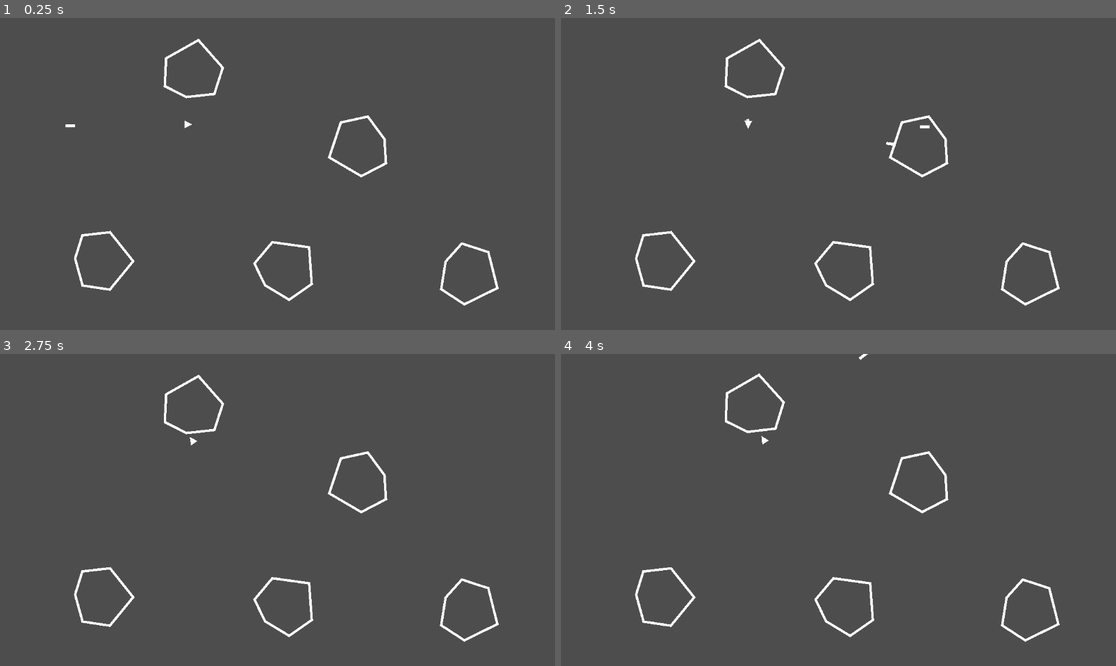
Above: before the commit, frames 1-4 (two rows, left to right).
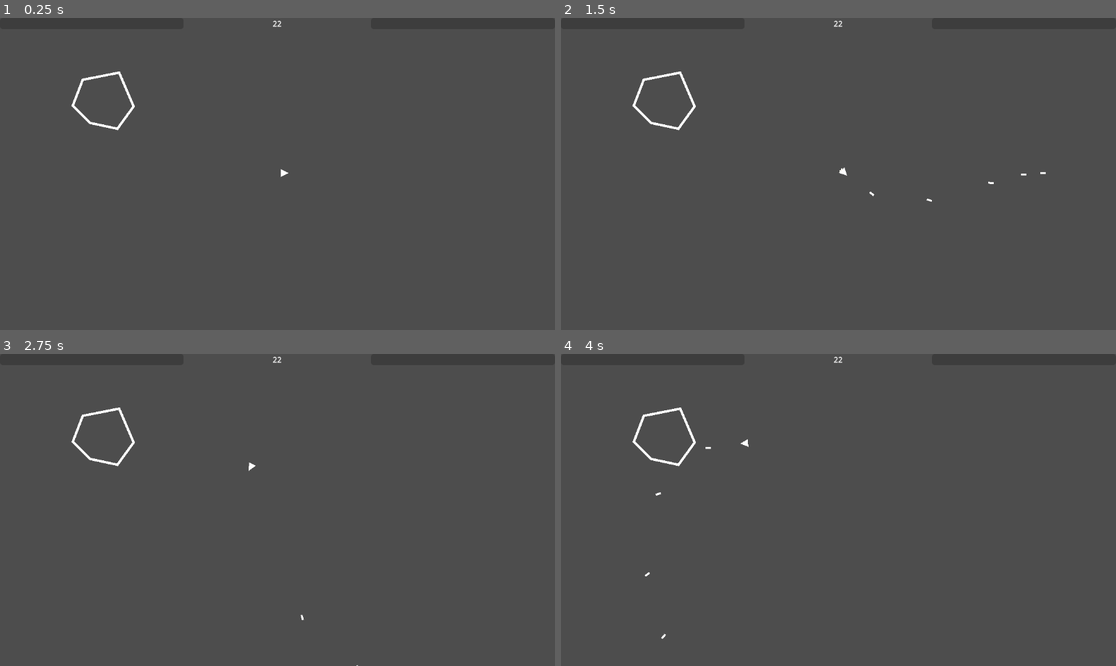
Above: after the commit, the same moments.

Repository: SerJolion/Asteroids
Game: Godot game, scene res://Scenes/main_scene.tscn
Two runs of this game, one before a commit and one after it. Both use one fixed random seed, a clock stepped at 60 frames per second and the inputs below. The project has no main scene, so this scene is started directly.
Inputs:
- Up to frame 1 (0.25 s): no input
- Up to frame 2 (1.5 s): tap Enter (ui_accept) at 0.5, 0.6, 0.77, 1.07, 1.35 s; hold Right (ui_right) 0.53-1.28 s; hold Down (ui_down) from 1.28 s (still down)
- Up to frame 3 (2.75 s): tap Enter (ui_accept) at 1.52, 1.82, 2.1 s; release Down (ui_down) at 2.03 s; hold Right (ui_right) from 2.03 s (still down)
- Up to frame 4 (4 s): release Right (ui_right) at 2.78 s; hold Up (ui_up) 2.78-3.53 s; tap Enter (ui_accept) at 2.85, 3.02, 3.32, 3.6, 3.77 s; hold Left (ui_left) from 3.53 s (still down)

The runs differ from the first frame. In frame 1, 1.9% of the frame differs, in the area x 11-90%, y 0-93%; in frame 2, 1.9%, in the area x 12-90%, y 0-93%; in frame 3, 1.8%; in frame 4, 1.9%.

Commit message:
Много изменений
Переделал структура основной сцены игры, добавил интерфейс, переделал функции нанесения урона, добавил энергию для корабля игрока и связал ее с возможностью стрелять

Diff:
--- a/Objects/Asteroid.tscn
+++ b/Objects/AsteroidLarge.tscn
@@ -1,11 +1,11 @@
 [gd_scene load_steps=2 format=3 uid="uid://dl81odprhwp4t"]
 
-[ext_resource type="Script" path="res://Scripts/AsteroidLogic.gd" id="1_a6su0"]
+[ext_resource type="Script" path="res://Scripts/AsteroidLogic.gd" id="1_qljo3"]
 
-[node name="Asteroid" type="RigidBody2D"]
+[node name="AsteroidLarge" type="RigidBody2D"]
 mass = 100.0
 gravity_scale = 0.0
-script = ExtResource("1_a6su0")
+script = ExtResource("1_qljo3")
 
 [node name="Colider" type="Line2D" parent="."]
 points = PackedVector2Array(-38, -35, 26, -80, 82, -28, 70, 28, 13, 40, -34, 22, -37, -37)
--- /dev/null
+++ b/Objects/AsteroidMedium.tscn
@@ -0,0 +1,17 @@
+[gd_scene load_steps=2 format=3 uid="uid://mjhb3l00ei48"]
+
+[ext_resource type="Script" path="res://Scripts/AsteroidLogic.gd" id="1_1y7sm"]
+
+[node name="AsteroidMedium" type="RigidBody2D"]
+mass = 50.0
+gravity_scale = 0.0
+script = ExtResource("1_1y7sm")
+Speed = 400.0
+Health = 50.0
+
+[node name="Colider" type="Line2D" parent="."]
+points = PackedVector2Array(-19, -12, 4, -28, 23, -23, 35, 0, 10, 21, 0, -3, -20, -14)
+width = 5.0
+
+[node name="Visual" type="CollisionPolygon2D" parent="."]
+polygon = PackedVector2Array(-22, -13, 4, -31, 25, -25, 38, 1, 9, 25, -2, -1)
--- a/Objects/Bullet.tscn
+++ b/Objects/Bullet.tscn
@@ -3,14 +3,16 @@
 [ext_resource type="Script" path="res://Scripts/Bullet.gd" id="1_4w7ed"]
 
 [sub_resource type="RectangleShape2D" id="RectangleShape2D_thhl3"]
-size = Vector2(20, 6)
+size = Vector2(13.5, 6)
 
 [node name="Bullet" type="Node2D"]
 script = ExtResource("1_4w7ed")
 
 [node name="HitBox" type="Area2D" parent="."]
+position = Vector2(13, 0)
 
 [node name="CollisionShape2D" type="CollisionShape2D" parent="HitBox"]
+position = Vector2(-5.75, 0)
 shape = SubResource("RectangleShape2D_thhl3")
 
 [node name="ColorRect" type="ColorRect" parent="."]
@@ -19,10 +21,9 @@
 anchor_top = 0.5
 anchor_right = 0.5
 anchor_bottom = 0.5
-offset_left = -10.0
-offset_top = -3.0
-offset_right = 10.0
-offset_bottom = 3.0
+offset_top = -2.0
+offset_right = 11.0
+offset_bottom = 2.0
 grow_horizontal = 2
 grow_vertical = 2
 size_flags_horizontal = 4
--- /dev/null
+++ b/Objects/UserInterfase.tscn
@@ -0,0 +1,44 @@
+[gd_scene load_steps=2 format=3 uid="uid://d4mhe8clsfr08"]
+
+[ext_resource type="Script" path="res://Scripts/UserInterfaseLogic.gd" id="1_1h2w6"]
+
+[node name="UserInterfase" type="Control"]
+layout_mode = 3
+anchors_preset = 15
+anchor_right = 1.0
+anchor_bottom = 1.0
+grow_horizontal = 2
+grow_vertical = 2
+script = ExtResource("1_1h2w6")
+metadata/_edit_use_anchors_ = true
+
+[node name="VBoxContainer" type="VBoxContainer" parent="."]
+layout_mode = 1
+anchors_preset = 15
+anchor_right = 1.0
+anchor_bottom = 1.0
+grow_horizontal = 2
+grow_vertical = 2
+
+[node name="BarsContainer" type="HBoxContainer" parent="VBoxContainer"]
+layout_mode = 2
+
+[node name="HealthBar" type="ProgressBar" parent="VBoxContainer/BarsContainer"]
+layout_mode = 2
+size_flags_horizontal = 3
+size_flags_vertical = 1
+show_percentage = false
+
+[node name="Label" type="Label" parent="VBoxContainer/BarsContainer"]
+layout_mode = 2
+size_flags_horizontal = 3
+size_flags_vertical = 1
+text = "22"
+horizontal_alignment = 1
+vertical_alignment = 1
+
+[node name="EnergyBar" type="ProgressBar" parent="VBoxContainer/BarsContainer"]
+layout_mode = 2
+size_flags_horizontal = 3
+size_flags_vertical = 1
+show_percentage = false
--- a/Scenes/main_scene.tscn
+++ b/Scenes/main_scene.tscn
@@ -1,31 +1,22 @@
-[gd_scene load_steps=4 format=3 uid="uid://df0pvqa8am0gy"]
+[gd_scene load_steps=5 format=3 uid="uid://df0pvqa8am0gy"]
 
-[ext_resource type="PackedScene" uid="uid://do2avrg4ds25w" path="res://Objects/player.tscn" id="1_hbijx"]
-[ext_resource type="PackedScene" uid="uid://wjsf0l4dpopa" path="res://Objects/Bullet.tscn" id="2_fnhwu"]
-[ext_resource type="PackedScene" uid="uid://dl81odprhwp4t" path="res://Objects/Asteroid.tscn" id="3_o5hw2"]
+[ext_resource type="Script" path="res://Scripts/WorldLogic.gd" id="1_iph1a"]
+[ext_resource type="Script" path="res://Scripts/GameLogic.gd" id="1_j73ng"]
+[ext_resource type="PackedScene" uid="uid://dl81odprhwp4t" path="res://Objects/AsteroidLarge.tscn" id="2_nbj44"]
+[ext_resource type="PackedScene" uid="uid://d4mhe8clsfr08" path="res://Objects/UserInterfase.tscn" id="4_qcs80"]
 
-[node name="MainScene" type="Node2D"]
+[node name="Root" type="Node"]
+script = ExtResource("1_j73ng")
 
-[node name="Player" parent="." instance=ExtResource("1_hbijx")]
-position = Vector2(389, 221)
-mass = 5.0
-Speed = 300.0
-RotationSpeed = 300.0
+[node name="World" type="Node2D" parent="."]
+script = ExtResource("1_iph1a")
 
-[node name="Bullet" parent="." instance=ExtResource("2_fnhwu")]
-position = Vector2(46, 224)
+[node name="AsteroidLarge" parent="World" instance=ExtResource("2_nbj44")]
+position = Vector2(191, 176)
 
-[node name="Asteroid" parent="." instance=ExtResource("3_o5hw2")]
-position = Vector2(767, 280)
+[node name="PlayerStartPosition" type="Marker2D" parent="World"]
+position = Vector2(589, 322)
 
-[node name="Asteroid2" parent="." instance=ExtResource("3_o5hw2")]
-position = Vector2(378, 123)
+[node name="InterfaceLayer" type="CanvasLayer" parent="."]
 
-[node name="Asteroid3" parent="." instance=ExtResource("3_o5hw2")]
-position = Vector2(195, 484)
-
-[node name="Asteroid4" parent="." instance=ExtResource("3_o5hw2")]
-position = Vector2(568, 517)
-
-[node name="Asteroid5" parent="." instance=ExtResource("3_o5hw2")]
-position = Vector2(967, 508)
+[node name="UserInterfase" parent="InterfaceLayer" instance=ExtResource("4_qcs80")]
--- a/Scripts/AsteroidLogic.gd
+++ b/Scripts/AsteroidLogic.gd
@@ -1,7 +1,10 @@
 extends RigidBody2D
+
+@onready var AsteroidMediumScene:PackedScene = load("res://Objects/AsteroidMedium.tscn")
 
 @export var Speed:float = 200
 @export var Health:float = 100.0: set=SetHealth
+@export var SpawnObjects:bool = false
 
 # Called when the node enters the scene tree for the first time.
 func _ready():
@@ -10,10 +13,18 @@
 func _physics_process(delta):
 	apply_central_force(transform.x.normalized()*Speed*delta)
 
+func AddDamage(DamageValue:float)->void:
+	SetHealth(Health-DamageValue)
+
 func SetHealth(value:float)->void:
 	Health = value
 	if value <= 0:
 		Destroy()
 
 func Destroy():
+	if SpawnObjects:
+		for i in 3:
+			var AsteroidMedium:RigidBody2D = AsteroidMediumScene.instantiate()
+			get_parent().add_child(AsteroidMedium)
+			AsteroidMedium.translate(position)
 	queue_free()
--- /dev/null
+++ b/Scripts/GameLogic.gd
@@ -0,0 +1,11 @@
+extends Node
+
+
+# Called when the node enters the scene tree for the first time.
+func _ready():
+	pass # Replace with function body.
+
+
+# Called every frame. 'delta' is the elapsed time since the previous frame.
+func _process(delta):
+	pass
--- a/Scripts/PlayerLogic.gd
+++ b/Scripts/PlayerLogic.gd
@@ -10,10 +10,20 @@
 @export var Speed:float = 150.0
 @export var RotationSpeed:float = 150.0
 @export_category('Gameplay')
-@export var Health:float = 100.0
+@export var MaxHealth:float = 100.0
+@export var MaxEnergy:float = 100.0
 @export var ContactDamage:float = 50.0
+@export var EnergyRestoreSpeed:float = 0.01
+@export var ShootEnergyCost: float = 10.0
+
+var Health:float = 1 : set = SetHealth
+var Energy:float = 1 : set = SetEnergy
 
 var Invincible:bool = false
+
+func _ready():
+	Health = MaxHealth
+	Energy = MaxEnergy
 
 func _physics_process(delta):
 	if Input.is_action_just_pressed("ui_accept"):
@@ -30,7 +40,7 @@
 		apply_central_force(-transform.x.normalized() * vel * Speed)
 	else:
 		Particles.emitting = false
-	print(linear_velocity.length())
+	Energy = clamp(Energy+EnergyRestoreSpeed, 0, MaxEnergy)
 
 func AddDamage(DamageValue:float)->void:
 	if !Invincible:
@@ -41,14 +51,18 @@
 	if Health <= 0:
 		Destroy()
 
+func SetEnergy(value:float)->void:
+	Energy = value
+
 func Destroy():
 	queue_free()
 
 func Shoot():
-	var Bullet:Node2D = BulletScene.instantiate()
-	get_parent().add_child(Bullet)
-	Bullet.translate(BulletPostition.global_position)
-	Bullet.rotation = rotation
+	if Energy >= ShootEnergyCost:
+		var Bullet:Node2D = BulletScene.instantiate()
+		get_parent().add_child(Bullet)
+		Bullet.translate(BulletPostition.global_position)
+		Bullet.rotation = rotation
 
 func _on_hurt_box_body_entered(body):
 	if body != self:
--- /dev/null
+++ b/Scripts/UserInterfaseLogic.gd
@@ -0,0 +1,19 @@
+extends Control
+
+@onready var HealthBar:ProgressBar = $VBoxContainer/BarsContainer/HealthBar
+@onready var EnergyBar:ProgressBar = $VBoxContainer/BarsContainer/EnergyBar
+
+var Player:RigidBody2D = null
+
+
+# Called when the node enters the scene tree for the first time.
+func _ready():
+	pass
+
+
+# Called every frame. 'delta' is the elapsed time since the previous frame.
+func _process(delta):
+	pass
+
+func Init(player:Node2D):
+	Player = player
--- /dev/null
+++ b/Scripts/WorldLogic.gd
@@ -0,0 +1,18 @@
+extends Node2D
+
+@onready var PlayerScene:PackedScene = load("res://Objects/player.tscn")
+@onready var AsteroidSCene:PackedScene = load("res://Objects/AsteroidLarge.tscn")
+
+@onready var Player:RigidBody2D = null
+@onready var PlayerStartPosition:Marker2D = $PlayerStartPosition
+
+# Called when the node enters the scene tree for the first time.
+func _ready():
+	Player = PlayerScene.instantiate()
+	add_child(Player)
+	Player.translate(PlayerStartPosition.position)
+
+
+# Called every frame. 'delta' is the elapsed time since the previous frame.
+func _process(delta):
+	pass
